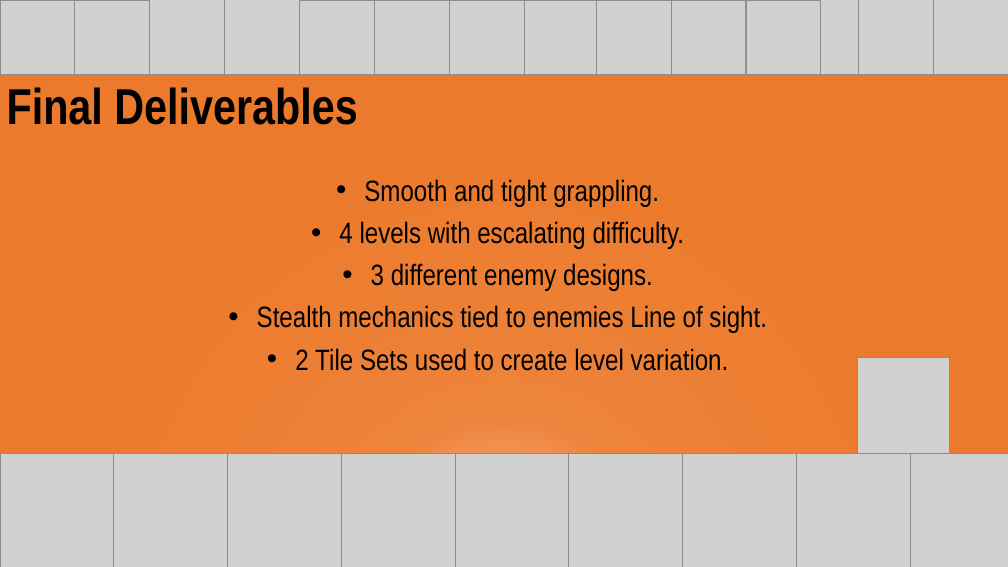
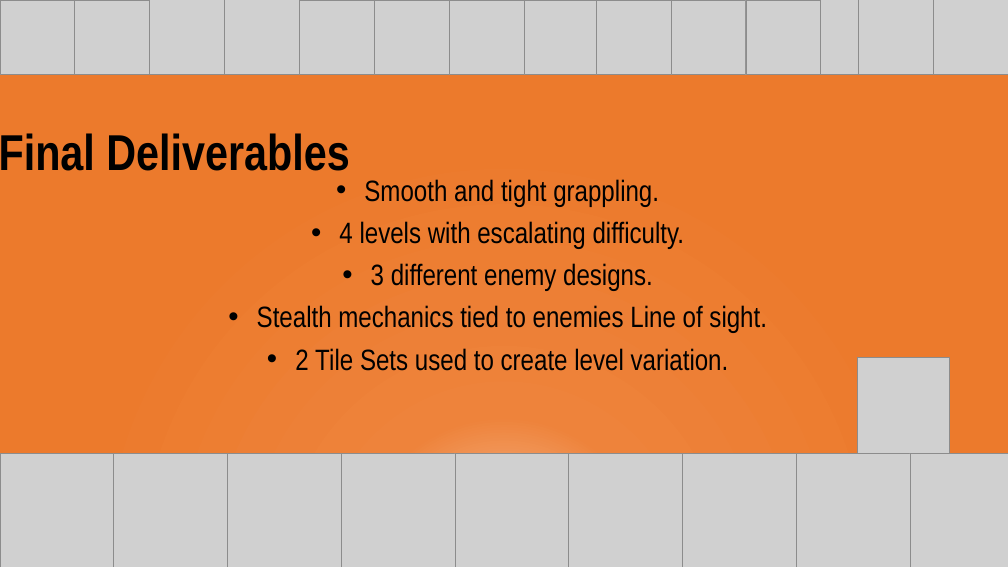
Before and after one commit to UoSGroupProjects1819/mgp-team-13, a slide deck: slide 5 of Presentations/Group 13 Level 4 & 5 Presentation.pptx. Drawn at 1008x567 pixels with LibreOffice and Linux fonts; fonts in the diff are those of the drawing; grey boxes stand for pictures. Boxes give left, top, right and bottom in pixels: in the first picture for what was removed or moved away, otherwise in the second. Text is boxed around its words. In the diff, an @@ line names an element or a change of style, - is before the commit and + after.

```diff
--- a/Presentations/Group 13 Level 4 & 5 Presentation.pptx
+++ b/Presentations/Group 13 Level 4 & 5 Presentation.pptx
@@ text "Final Deliverables": place and size @@
-text "Final Deliverables" at [7,87,357,125]
+text "Final Deliverables" at [0,133,349,171]
@@ text "Final Deliverables" at [0,133,349,171]: line spacing 0.9 to 0.8 @@
```
Also in this commit, not shown: 4 other slides changed.
